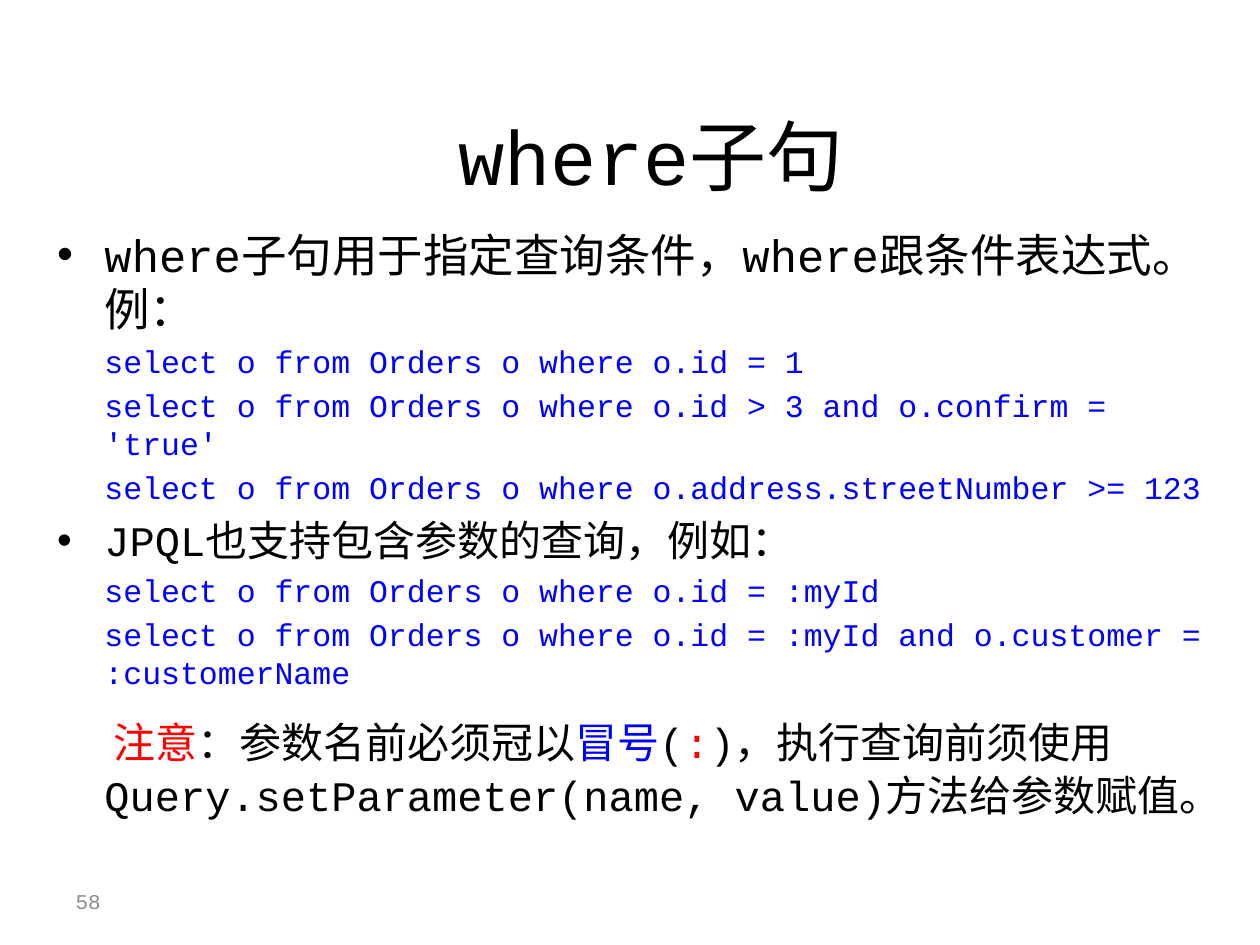
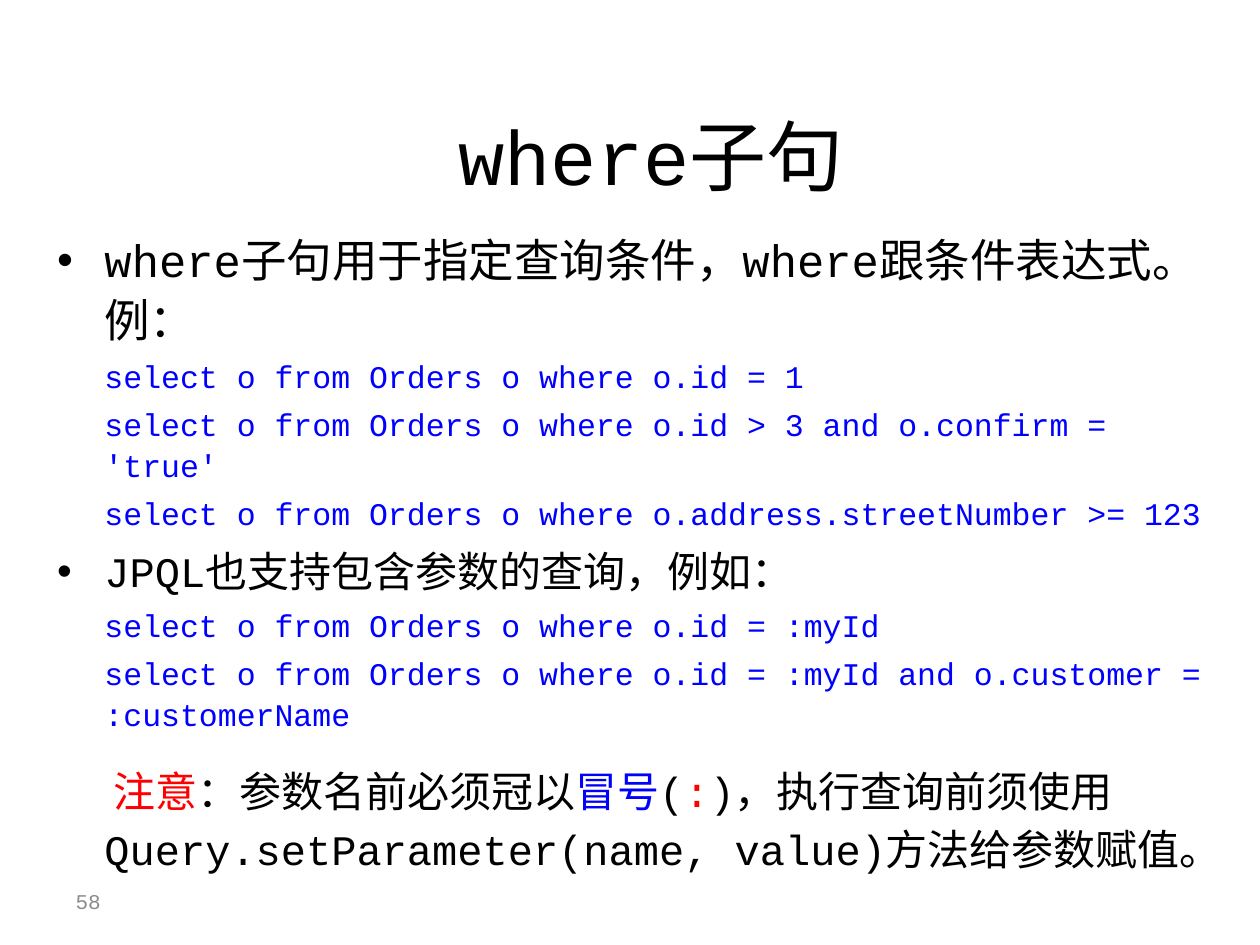
Before and after one commit to JR-05/JR_Notes, a slide deck: slide 58 of JPA/资料/讲义/尚硅谷_JPA.pptx. Drawn at 1260x945 pixels with LibreOffice and Linux fonts; fonts in the diff are those of the drawing; background and template pictures are left out. Boxes give left, top, right and bottom in pixels: in the first picture for what was removed or moved away, otherwise in the second. Text is boxed around its words. In the diff, an @@ line names an element or a change of style, - is before the commit and + after.

```diff
--- a/JPA/资料/讲义/尚硅谷_JPA.pptx
+++ b/JPA/资料/讲义/尚硅谷_JPA.pptx
@@ text "where子句用于指定查询条件，where跟条件表达式。例：" at box(104, 245, 1222, 874): line spacing 1 to 1.1 @@
```
Also in this commit, not shown: 3 other slides changed, 8 other files.
